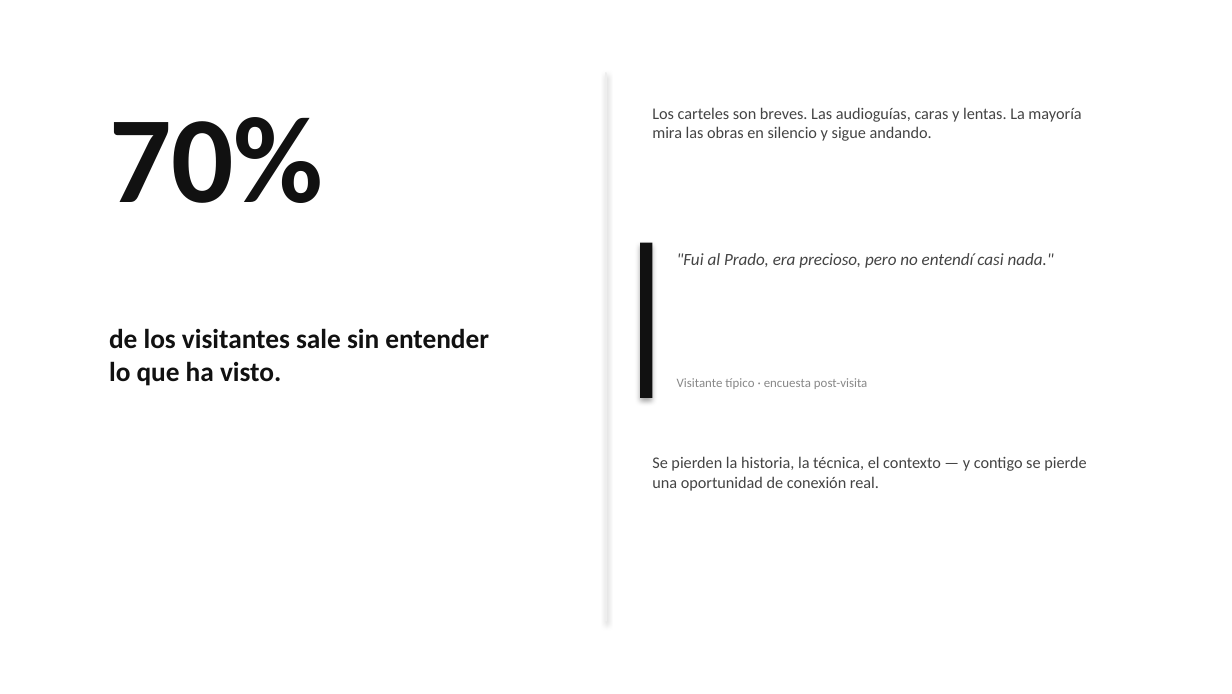
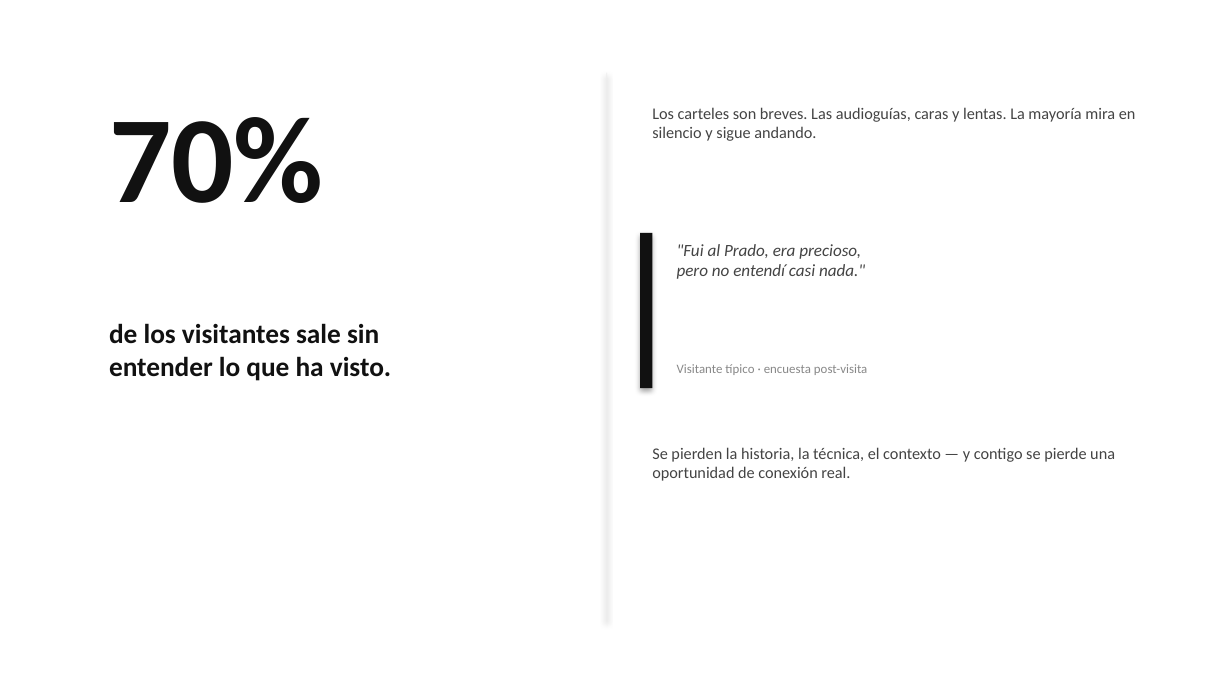
Before and after one commit to Juviba91/y-app-claude, a slide deck: slide 2 of pitch/museo-pitch-v2.pptx. Drawn at 1232x694 pixels with LibreOffice and Linux fonts; fonts in the diff are those of the drawing. Boxes give left, top, right and bottom in pixels: in the first picture for what was removed or moved away, otherwise in the second. Text is boxed around its words. In the diff, an @@ line names an element or a change of style, - is before the commit and + after.

```diff
--- a/pitch/museo-pitch-v2.pptx
+++ b/pitch/museo-pitch-v2.pptx
@@ text at (652, 107, 1136, 141): text changed @@
-Los carteles son breves. Las audioguías, caras y lentas. La mayoría mira las obras en silencio y sigue andando.
+Los carteles son breves. Las audioguías, caras y lentas. La mayoría mira en silencio y sigue andando.
@@ rectangle: place and size @@
-rectangle at (641, 243, 653, 398)
+rectangle at (641, 233, 653, 388)
@@ text ""Fui al Prado, era precioso, ..." rewrapped from (677, 253, 1054, 268) to (677, 244, 865, 279) @@
@@ text "de los visitantes sale sin ..." rewrapped from (109, 328, 489, 386) to (109, 323, 391, 381) @@
@@ text "Visitante típico · encuesta post-visita": place and size @@
-text "Visitante típico · encuesta post-visita" at (677, 378, 868, 389)
+text "Visitante típico · encuesta post-visita" at (677, 364, 868, 375)
@@ text "Se pierden la historia, la ..." rewrapped from (652, 456, 1086, 491) to (652, 447, 1115, 481) @@
```
Also in this commit, not shown: 5 other slides changed, 3 other files.
